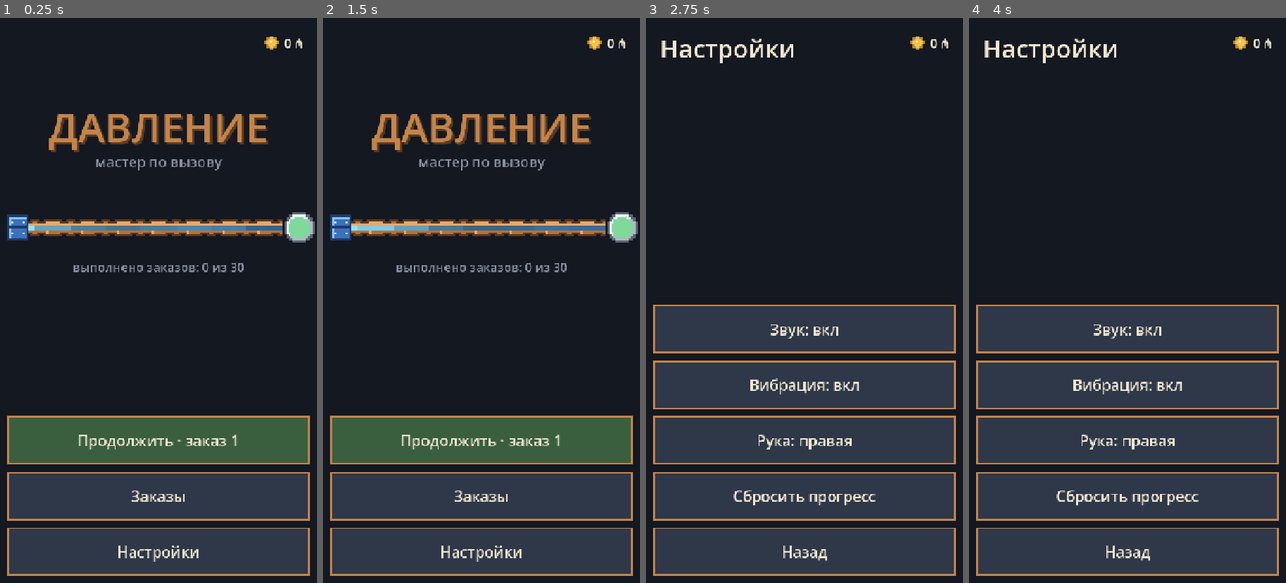
Above: before the commit, frames 1-4 (left to right).
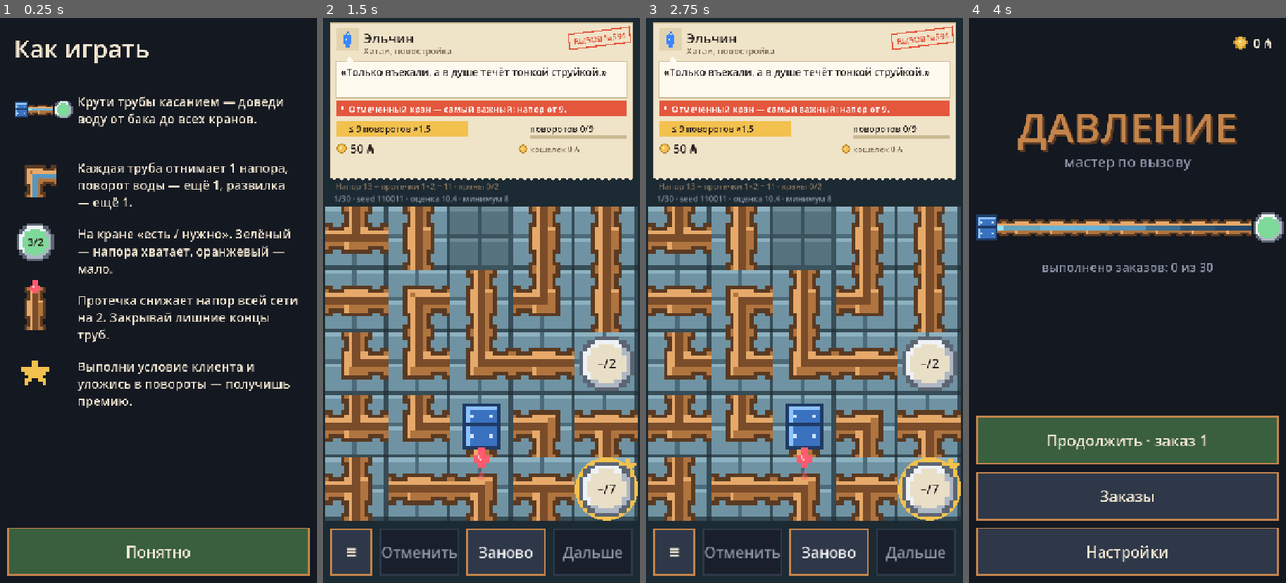
Above: after the commit, the same moments.

Repository: jshahriyarbadalov/master-pressure
Game: Godot game, scene res://game/ui/main.tscn
Same seed, same stepped clock (60 frames per second), same inputs: the game is played once before the commit and once after it.
Inputs (mouse positions are in pixels of both pictures, inside the frame that each line leads up to):
- Up to frame 1 (0.25 s): no input
- Up to frame 2 (1.5 s): click (481, 549) at 0.5 s, where only the run after the commit has a clickable "Понятно"; click "Заново" at 1.25 s
- Up to frame 3 (2.75 s): click "Заново" at 2 s
- Up to frame 4 (4 s): click "Заново" at 2.75 s; click "≡" at 3.5 s

The runs differ from the first frame. In frame 1, 37% of the frame differs, in the area x 2-100%, y 3-99%; in frame 2, 85%, in the area x 0-100%, y 0-99%; in frame 3, 83%; in frame 4, 31%.

Commit message:
T-25: иконка, заставка и экран «Как играть»
- tools/make_icons.gd рисует иконки кодом (192, адаптивные 432, 512 для магазина, заставка)
- иконка проекта, заставка, иконки лаунчера Android
- «Как играть»: сам открывается при первом запуске, повторно — из настроек
- тест test_howto_first_launch

Co-Authored-By: Claude Opus 5.5 <noreply@anthropic.com>
Claude-Session: https://claude.ai/code/session_01D9V7yxtszNZeZRQeACzA7x

Diff:
--- a/game/ui/main.gd
+++ b/game/ui/main.gd
@@ -34,7 +34,7 @@
 var texts = null
 var sound_on := true
 var vibration_on := true
-var settings := {"sound": true, "vibration": true, "left_hand": false}
+var settings := {"sound": true, "vibration": true, "left_hand": false, "seen_howto": false}
 var done := {}             ## индекс уровня -> 1 выполнен, 2 выполнен с премией
 var menu: Menu
 var btn_menu: Button
@@ -95,7 +95,7 @@
 	add_child(menu)
 	_layout()
 	menu.play_requested.connect(_on_play_requested)
-	menu.open("home")
+	menu.open("home" if settings.get("seen_howto", false) else "howto")
 
 
 func _button(text: String, cb: Callable) -> Button:
--- a/game/ui/menu.gd
+++ b/game/ui/menu.gd
@@ -96,6 +96,7 @@
 		"home": _build_home()
 		"orders": _build_orders()
 		"settings": _build_settings()
+		"howto": _build_howto()
 	queue_redraw()
 
 
@@ -138,9 +139,26 @@
 	var snd := _button("Звук: " + ("вкл" if s["sound"] else "выкл"), func(): _toggle("sound"))
 	var vib := _button("Вибрация: " + ("вкл" if s["vibration"] else "выкл"), func(): _toggle("vibration"))
 	var hand := _button("Рука: " + ("левая" if s["left_hand"] else "правая"), func(): _toggle("left_hand"))
+	var how := _button("Как играть", func(): open("howto"))
 	var reset := _button("Сбросить прогресс" if not _confirm_reset else "Точно сбросить? Нажми ещё раз", _reset)
 	var back := _button("Назад", func(): open("home"))
-	_stack([snd, vib, hand, reset, back])
+	_stack([snd, vib, hand, how, reset, back])
+
+
+## «Как играть»: показывается при первом запуске и из настроек.
+func _build_howto() -> void:
+	var ok := _button("Понятно", _howto_done, true)
+	_stack([ok])
+
+
+func _howto_done() -> void:
+	var first: bool = not game.settings.get("seen_howto", false)
+	game.settings["seen_howto"] = true
+	game.save_progress()
+	if first:
+		play_requested.emit(game.next_unsolved())
+	else:
+		open("settings")
 
 
 func _toggle(key: String) -> void:
@@ -173,6 +191,8 @@
 			_draw_tiles(font)
 		"settings":
 			_draw_header(font, "Настройки", "")
+		"howto":
+			_draw_howto(font)
 
 
 func _draw_header(font: Font, title: String, sub: String) -> void:
@@ -246,3 +266,49 @@
 		elif locked:
 			draw_rect(Rect2(r.position + Vector2(r.size.x - 34, r.size.y - 36), Vector2(20, 16)), PixelArt.C["text_dim"])
 			draw_arc(r.position + Vector2(r.size.x - 24, r.size.y - 38), 7, PI, TAU, 8, PixelArt.C["text_dim"], 3)
+
+
+const HOWTO := [
+	["tank_pipe_gauge", "Крути трубы касанием — доведи воду от бака до всех кранов."],
+	["corner", "Каждая труба отнимает 1 напора, поворот воды — ещё 1, развилка — ещё 1."],
+	["gauge", "На кране «есть / нужно». Зелёный — напора хватает, оранжевый — мало."],
+	["drop", "Протечка снижает напор всей сети на 2. Закрывай лишние концы труб."],
+	["star", "Выполни условие клиента и уложись в повороты — получишь премию."],
+]
+
+
+func _draw_howto(font: Font) -> void:
+	draw_string(font, Vector2(32, 90), "Как играть", HORIZONTAL_ALIGNMENT_LEFT, -1, 56, PixelArt.C["text"])
+	var y := 150.0
+	var row := 150.0
+	for item in HOWTO:
+		var pic: String = item[0]
+		var r := Rect2(32, y + 10, 96, 96)
+		match pic:
+			"tank_pipe_gauge":
+				var s3 := 48.0
+				var rr := Rect2(24, y + 34, s3, s3)
+				draw_texture_rect(PixelArt.pipe(0b0010), rr, false)
+				draw_texture_rect(PixelArt.channel(0b0010), rr, false, PixelArt.water_color(1.0))
+				draw_texture_rect(PixelArt.tank(), rr, false)
+				rr.position.x += s3
+				draw_texture_rect(PixelArt.pipe(0b1010), rr, false)
+				draw_texture_rect(PixelArt.channel(0b1010), rr, false, PixelArt.water_color(0.7))
+				rr.position.x += s3
+				draw_texture_rect(PixelArt.gauge("ok"), rr, false)
+			"corner":
+				draw_texture_rect(PixelArt.pipe(0b0110), r, false)
+				draw_texture_rect(PixelArt.channel(0b0110), r, false, PixelArt.water_color(0.5))
+			"gauge":
+				draw_texture_rect(PixelArt.gauge("ok"), r, false)
+				var t := "3/2"
+				var tw := font.get_string_size(t, HORIZONTAL_ALIGNMENT_LEFT, -1, 24).x
+				draw_string(font, r.get_center() + Vector2(-tw / 2, 8), t, HORIZONTAL_ALIGNMENT_LEFT, -1, 24, Color("2a1f1d"))
+			"drop":
+				draw_texture_rect(PixelArt.pipe(0b0101), r, false)
+				draw_texture_rect(PixelArt.drop(), Rect2(r.get_center() + Vector2(-12, -64), Vector2(24, 30)), false)
+			"star":
+				draw_texture_rect(Themes.small("star"), Rect2(r.position + Vector2(16, 16), Vector2(64, 64)), false)
+		var tx := 176.0 if pic != "tank_pipe_gauge" else 176.0
+		draw_multiline_string(font, Vector2(tx, y + 50), item[1], HORIZONTAL_ALIGNMENT_LEFT, size.x - tx - 32, 28, 3, PixelArt.C["text"])
+		y += row
--- a/project.godot
+++ b/project.godot
@@ -4,6 +4,11 @@
 config/name="Давление"
 config/features=PackedStringArray("4.7", "GL Compatibility")
 run/main_scene="res://game/ui/main.tscn"
+config/icon="res://assets/icons/icon_192.png"
+boot_splash/bg_color=Color(0.0784, 0.0941, 0.1294, 1)
+boot_splash/image="res://assets/icons/splash.png"
+boot_splash/fullsize=false
+boot_splash/use_filter=false
 
 [display]
 window/size/viewport_width=720
--- a/tests/test_ui.gd
+++ b/tests/test_ui.gd
@@ -314,6 +314,27 @@
 	return ok()
 
 
+func test_howto_first_launch() -> bool:
+	var m := _make()
+	m.settings["seen_howto"] = false
+	m.menu.open("howto")
+	check(m.menu.visible, "«Как играть» открыт")
+	check_eq(m.menu._buttons.size(), 1, "одна кнопка «Понятно»")
+	var b: Button = m.menu._buttons[0]
+	check(b.position.y >= 1280 * 2.0 / 3.0 - 1 and b.size.y >= 96.0, "«Понятно» в нижней трети и ≥ 48 dp")
+	b.pressed.emit()
+	check(m.settings["seen_howto"], "отмечено как показанное")
+	check(not m.menu.visible, "после первого показа сразу игра")
+	check_eq(m.load_progress(m.levels.size()) >= 0, true, "прогресс читается")
+	check(m.settings["seen_howto"], "отметка сохранилась в файл")
+	# повторный показ из настроек возвращает в настройки
+	m.menu.open("howto")
+	m.menu._buttons[0].pressed.emit()
+	check(m.menu.visible and m.menu.screen == "settings", "из настроек — обратно в настройки")
+	m.queue_free()
+	return ok()
+
+
 ## Решить текущий заказ решением, которое его выполняет.
 func _solve(m) -> void:
 	var Order = load("res://game/logic/order.gd")
--- /dev/null
+++ b/tools/make_icons.gd
@@ -0,0 +1,84 @@
+## Иконки и заставка, нарисованные кодом (T-25):
+##   godot --headless -s tools/make_icons.gd
+## Кладёт PNG в res://assets/icons/. Рисуем на сетке 24×24 и увеличиваем
+## без сглаживания в целое число раз — пиксели остаются чёткими.
+extends SceneTree
+
+const PixelArt = preload("res://game/ui/pixel_art.gd")
+const Themes = preload("res://game/ui/themes.gd")
+
+const N := 24
+
+
+func _init() -> void:
+	var fg := _foreground()
+	var bg := _background()
+	var full := bg.duplicate()
+	full.blend_rect(fg, Rect2i(0, 0, N, N), Vector2i.ZERO)
+	_save(_scale(fg, 18), "adaptive_foreground_432.png")
+	_save(_scale(bg, 18), "adaptive_background_432.png")
+	_save(_scale(full, 8), "icon_192.png")
+	var store := Image.create(512, 512, false, Image.FORMAT_RGBA8)
+	store.fill(PixelArt.C["bg"])
+	store.blit_rect(_scale(full, 21), Rect2i(0, 0, 504, 504), Vector2i(4, 4))
+	_save(store, "icon_512.png")
+	# заставка: манометр с трубами покрупнее на прозрачном фоне (фон задаёт проект)
+	_save(_scale(fg, 12), "splash.png")
+	print("icons: ok")
+	quit(0)
+
+
+func _scale(im: Image, k: int) -> Image:
+	var c := im.duplicate()
+	c.resize(im.get_width() * k, im.get_height() * k, Image.INTERPOLATE_NEAREST)
+	return c
+
+
+func _save(im: Image, name: String) -> void:
+	im.save_png("res://assets/icons/" + name)
+
+
+func _tex_img(t: Texture2D) -> Image:
+	return t.get_image()
+
+
+## Передний план: медная труба слева и справа, в центре манометр со стрелкой.
+## Манометр 16×16 занимает центральные 2/3 — безопасная зона адаптивной иконки.
+func _foreground() -> Image:
+	var im := Image.create(N, N, false, Image.FORMAT_RGBA8)
+	im.fill(Color(0, 0, 0, 0))
+	var pipe := _tex_img(PixelArt.pipe(0b1010))
+	var chan := _tex_img(PixelArt.channel(0b1010))
+	var water: Color = PixelArt.water_color(0.9)
+	# вода в канале
+	for y in 16:
+		for x in 16:
+			if chan.get_pixel(x, y).a > 0.5:
+				pipe.set_pixel(x, y, water)
+	im.blend_rect(pipe, Rect2i(0, 0, 8, 16), Vector2i(0, 4))
+	im.blend_rect(pipe, Rect2i(8, 0, 8, 16), Vector2i(16, 4))
+	var gauge := _tex_img(PixelArt.gauge("ok"))
+	im.blend_rect(gauge, Rect2i(0, 0, 16, 16), Vector2i(4, 4))
+	# стрелка давления: из центра вверх-вправо
+	var needle := Color("e4573d")
+	for p in [Vector2i(11, 12), Vector2i(12, 11), Vector2i(13, 10), Vector2i(14, 9), Vector2i(12, 12)]:
+		im.set_pixel(p.x, p.y, needle)
+	im.set_pixel(11, 11, Color("2a1f1d"))
+	return im
+
+
+## Фон: ночной кафель ванной, приглушённый.
+func _background() -> Image:
+	var im := Image.create(N, N, false, Image.FORMAT_RGBA8)
+	im.fill(PixelArt.C["bg"])
+	var tile := _tex_img(Themes.floor_tile("bathroom", false))
+	for ty in 2:
+		for tx in 2:
+			for y in 16:
+				for x in 16:
+					var px := tx * 16 + x - 4
+					var py := ty * 16 + y - 4
+					if px >= 0 and py >= 0 and px < N and py < N:
+						var c := tile.get_pixel(x, y)
+						im.set_pixel(px, py, c.darkened(0.55))
+	return im
Binary file added: assets/icons/adaptive_background_432.png
Not shown, added: assets/icons/adaptive_background_432.png.import
Binary file added: assets/icons/adaptive_foreground_432.png
Not shown, added: assets/icons/adaptive_foreground_432.png.import
Binary file added: assets/icons/icon_192.png
Not shown, added: assets/icons/icon_192.png.import
Binary file added: assets/icons/icon_512.png
Not shown, added: assets/icons/icon_512.png.import
Binary file added: assets/icons/splash.png
Not shown, added: assets/icons/splash.png.import
Binary file added: docs/screenshots/howto.png
Binary file added: docs/screenshots/icon_512.png
(and 13 more such lines)
